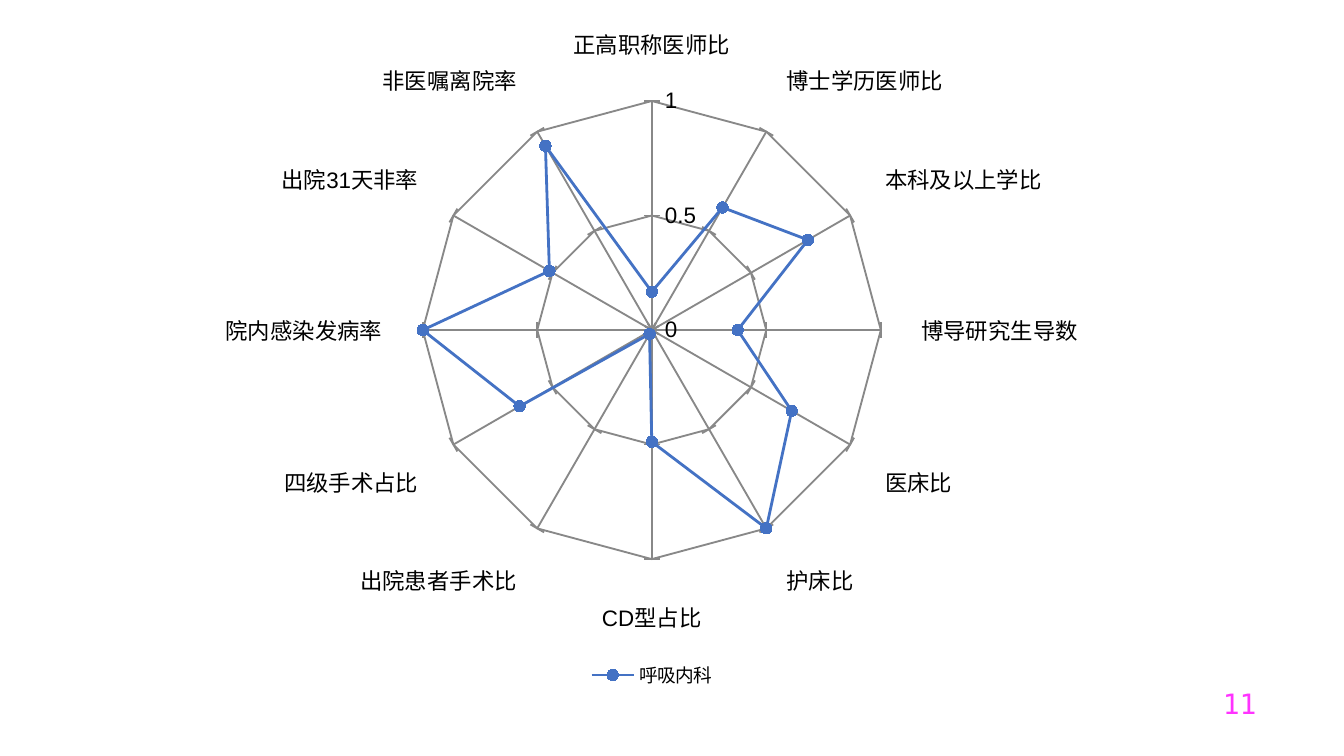
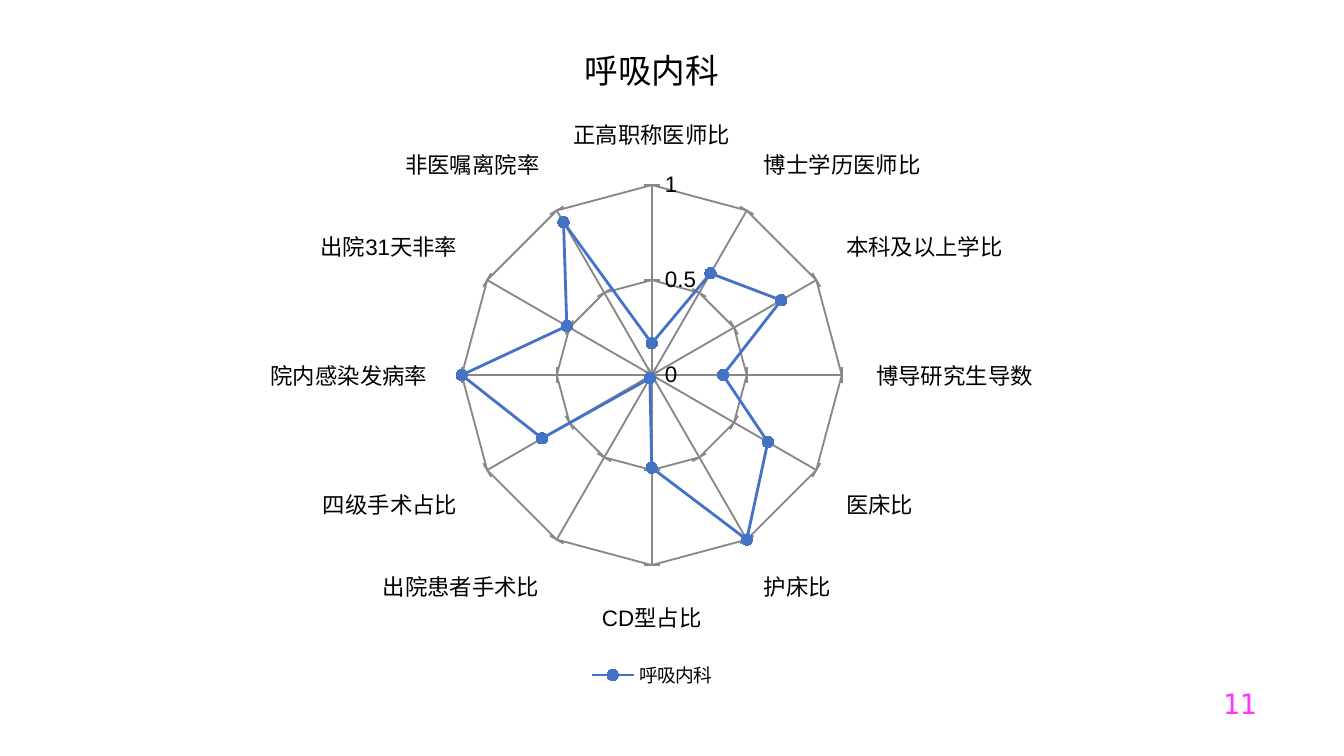
Before and after one commit to Tostig0916/hqcoffee, a slide deck: slide 11 of outputs/PPT/jsszyy.pptxgen.pptx. Drawn at 1344x756 pixels with LibreOffice and Linux fonts; fonts in the diff are those of the drawing. Boxes give left, top, right and bottom in pixels: in the first picture for what was removed or moved away, otherwise in the second. Text is boxed around its words. In the diff, an @@ line names an element or a change of style, - is before the commit and + after.

```diff
--- a/outputs/PPT/jsszyy.pptxgen.pptx
+++ b/outputs/PPT/jsszyy.pptxgen.pptx
@@ radar chart at <box>13,13,1290,694</box> @@
@@ title "呼吸内科" added @@
```
Also in this commit, not shown: 36 other slides changed, 2 other files.
